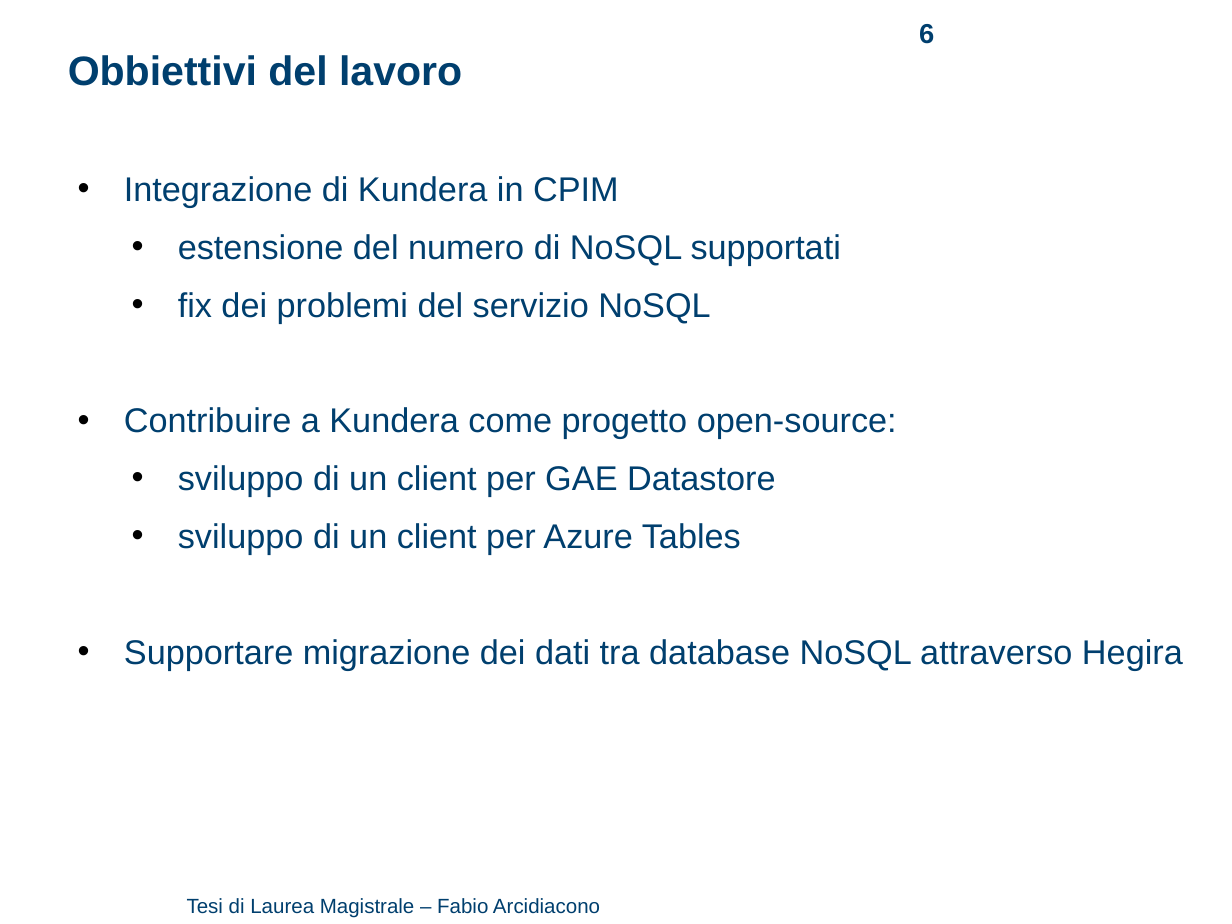
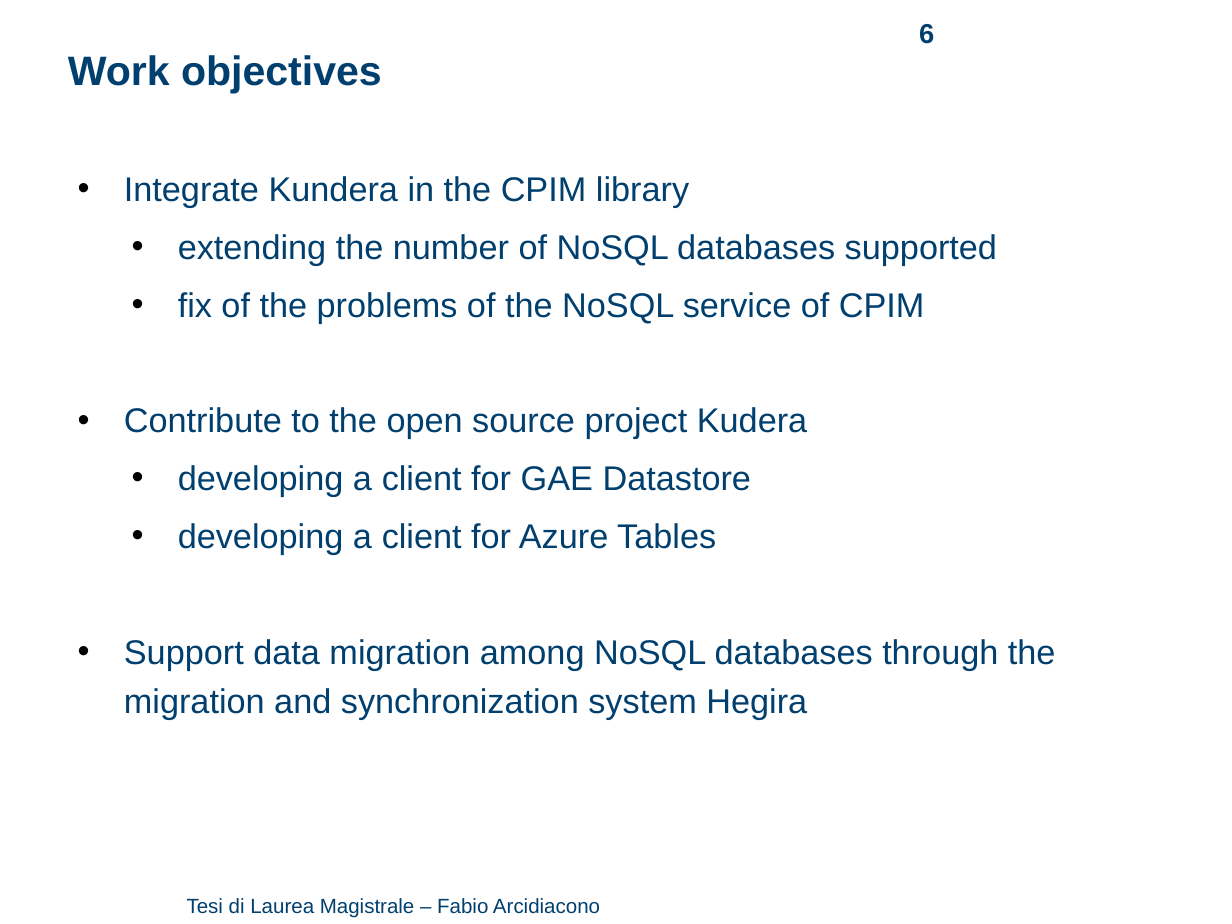
Before and after one commit to arci/thesis, a slide deck: slide 6 of presentation/ThesisPresentation.ppt. Drawn at 1232x924 pixels with LibreOffice and Linux fonts; fonts in the diff are those of the drawing; background and template pictures are left out. Boxes give left, top, right and bottom in pixels: in the first picture for what was removed or moved away, otherwise in the second. Text is boxed around its words. In the diff, an @@ line names an element or a change of style, - is before the commit and + after.

```diff
--- a/presentation/ThesisPresentation.ppt
+++ b/presentation/ThesisPresentation.ppt
@@ text at [68,55,382,94]: text changed @@
-Obbiettivi del lavoro
+Work objectives
@@ text at [124,176,1056,720]: text changed @@
-• Integrazione di Kundera in CPIM
-  • estensione del numero di NoSQL supportati
-  • fix dei problemi del servizio NoSQL
-• Contribuire a Kundera come progetto open-source:
-  • sviluppo di un client per GAE Datastore
-  • sviluppo di un client per Azure Tables
-• Supportare migrazione dei dati tra database NoSQL attraverso Hegira
+• Integrate Kundera in the CPIM library
+  • extending the number of NoSQL databases supported
+  • fix of the problems of the NoSQL service of CPIM
+• Contribute to the open source project Kudera
+  • developing a client for GAE Datastore
+  • developing a client for Azure Tables
+• Support data migration among NoSQL databases through the migration and synchronization system Hegira
```
Also in this commit, not shown: 7 other slides changed, 1 other file.
